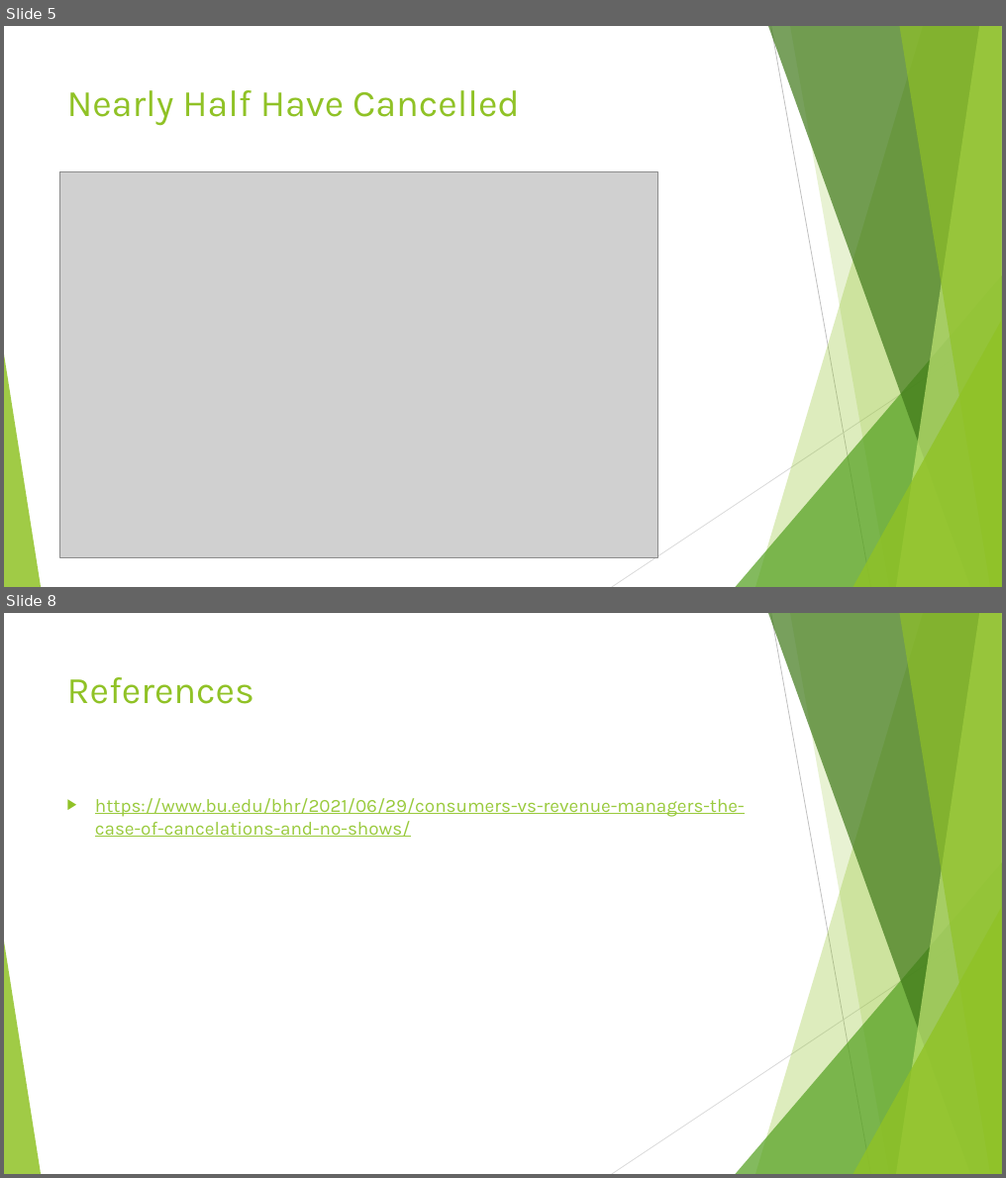
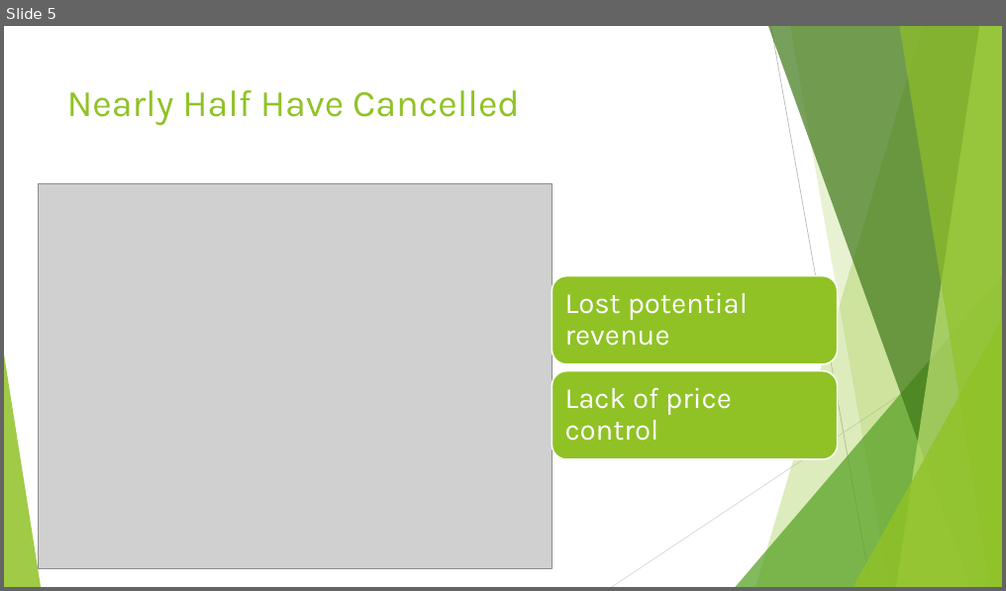
Before and after one commit to dorndorfronk/Capstone2, a slide deck: Predicting Hotel Cancellation.pptx. Shown one above the other, each under a label of ours: slides 5 and 8 before the commit, slide 5 after it; the slides between them are not shown. The pictures are 1006x1178 and 1006x591 pixels, drawn with LibreOffice and Linux fonts; fonts in the diff are those of the drawing; grey boxes stand for pictures. Boxes give left, top, right and bottom in pixels: in the first picture for what was removed or moved away, otherwise in the second. Text is boxed around its words. In the diff, an @@ line names an element or a change of style, - is before the commit and + after.

```diff
--- a/Predicting Hotel Cancellation.pptx
+++ b/Predicting Hotel Cancellation.pptx
@@ slide 8 removed at (4, 613, 1002, 1174), background #FFFFFF; not listed: 10 template elements that a slide beside it also shows @@
@@ title removed at (67, 677, 254, 704) @@
-References
@@ text removed at (95, 798, 745, 837) @@
-▶ https://www.bu.edu/bhr/2021/06/29/consumers-vs-revenue-managers-the-case-of-cancelations-and-no-shows/
@@ slide 5 changed as well @@
@@ picture: place and size @@
-picture at (59, 173, 658, 559)
+picture at (39, 184, 552, 570)
@@ group added at (552, 276, 838, 460): 2 rounded rectangles, 2 texts @@
+Lost potential revenue
+Lack of price control
```
Also in this commit, not shown: 7 other slides changed, 2 other files.
